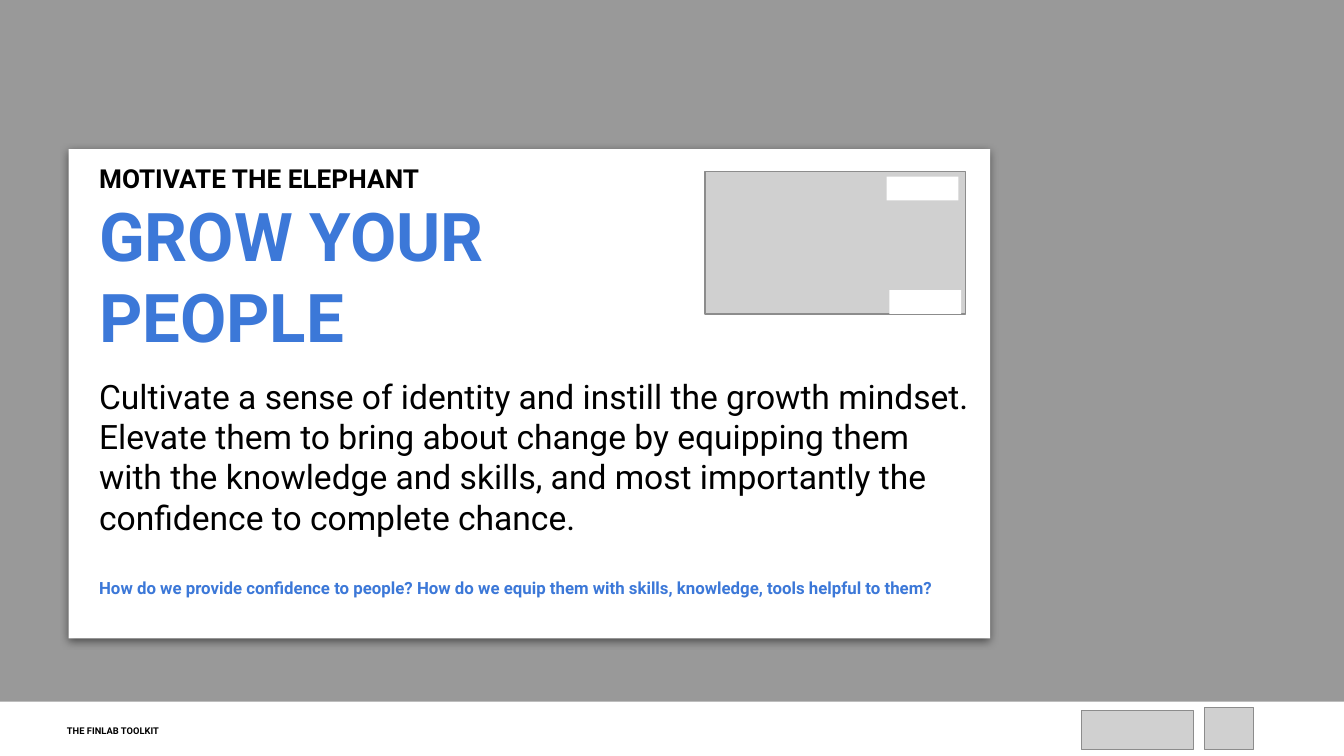
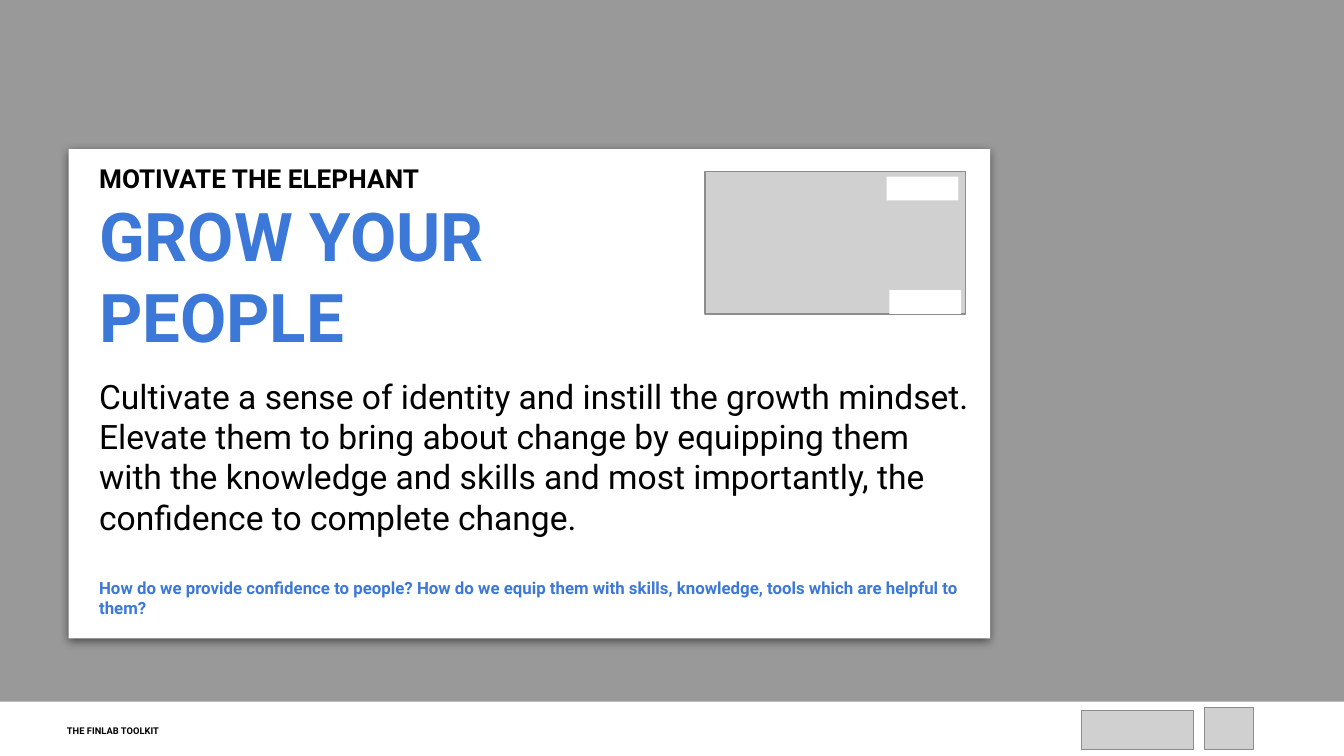
Before and after one commit to finlab-uncdf/finlab-uncdf.github.io, a slide deck: slide 10 of files/tools/decks/SWITCH Framework_FacilitationDeck.pptx. Drawn at 1344x756 pixels with LibreOffice and Linux fonts; fonts in the diff are those of the drawing; grey boxes stand for pictures. Boxes give left, top, right and bottom in pixels: in the first picture for what was removed or moved away, otherwise in the second. Text is boxed around its words. In the diff, an @@ line names an element or a change of style, - is before the commit and + after.

```diff
--- a/files/tools/decks/SWITCH Framework_FacilitationDeck.pptx
+++ b/files/tools/decks/SWITCH Framework_FacilitationDeck.pptx
@@ text at bbox=[99, 383, 968, 614]: text changed @@
-Cultivate a sense of identity and instill the growth mindset. Elevate them to bring about change by equipping them with the knowledge and skills, and most importantly the confidence to complete chance.
-How do we provide confidence to people? How do we equip them with skills, knowledge, tools helpful to them?
+Cultivate a sense of identity and instill the growth mindset. Elevate them to bring about change by equipping them with the knowledge and skills and most importantly, the confidence to complete change.
+How do we provide confidence to people? How do we equip them with skills, knowledge, tools which are helpful to them?
```
Also in this commit, not shown: 9 other slides changed, 6 other files.
